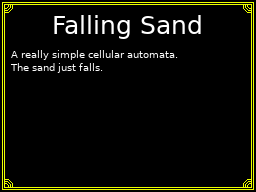
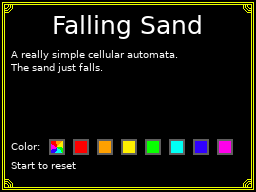
Layers edited between the first and the second 256×192 image:
added layer "Start to reset" above "Color:" over box(11, 162, 76, 169)
added layer "Color:" above "A really simple cellular autom..." over box(11, 142, 40, 150)
added layer "Selector" above "Background" over box(49, 139, 233, 155)
